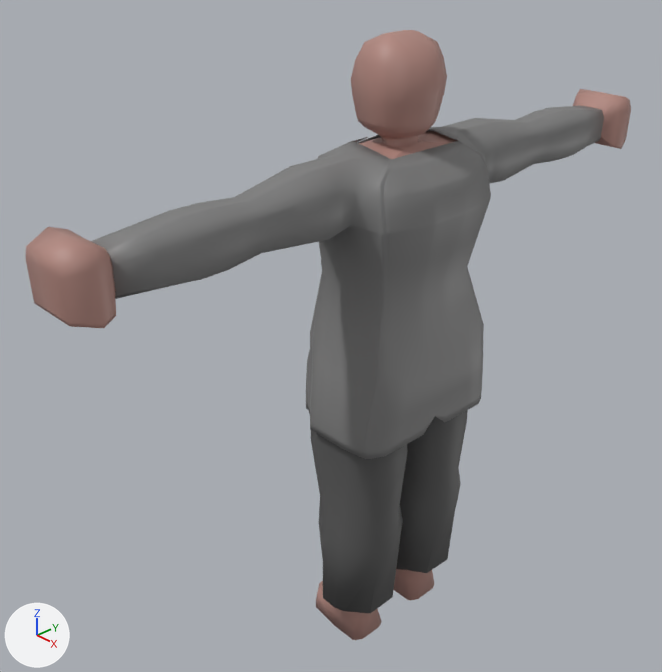
Before and after pictures for a commit that changed the Blender file CST 323 Character Design/Cutting Up Chaos/player characters/Nai/v2/Nai.blend.
Camera for both pictures: a camera (50 mm lens) standing at (4.66, -5.1, 3.56) and looking at (-0.4, -0.36, 0.03). The lights are fixed; the arrows at lower left show +X, +Y and +Z.

Objects in the first picture: 'Nai', 'Pants', 'Shirt_1'.
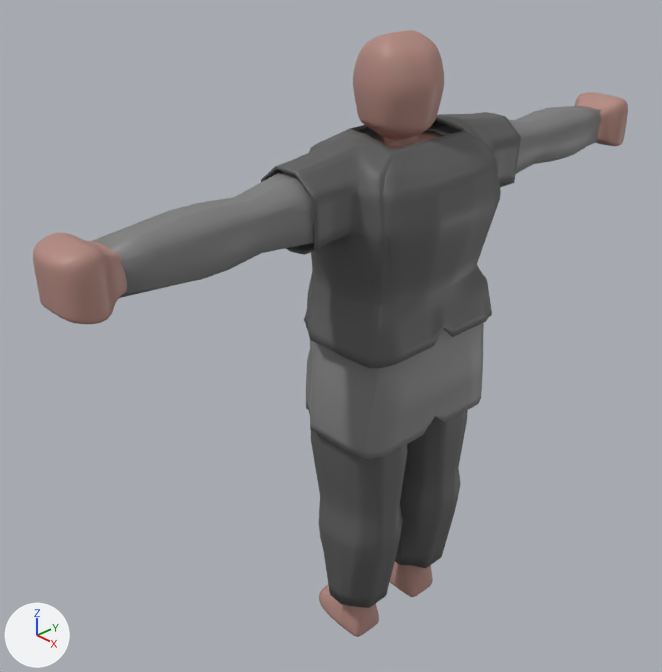
The change, as a list of edits to the scene's bpy script:
```text
Add mat_shirt2:
    mat_shirt2 = principled_material('Shirt2')
    mat_shirt2.base_color = (0.106, 0.106, 0.106)  # dark grey #5c5c5c
Change me_cube_011:
    used by ob_pants; location = (0.04, -0.05, 0.4); scale = (0.368, 0.514, 0.514)
    remove me_cube_011.from_pydata(...)  # 237 vertices, 208 faces; spans x -1.33..1.33, y -1.44..1.44, z -5.46..-0.46
    add me_cube_011.from_pydata(...)  # 237 vertices, 208 faces; spans x -1.33..1.33, y -1.39..1.39, z -5.44..-0.46
    me_cube_011 part 1: 28 of 237 vertices moved; they spanned x -0.68..0.87, y -1.44..1.44, z -5.46..-5.39 and now span x -0.53..0.74, y -1.29..1.29, z -5.44..-5.4; mean shift (0.01, 0.0, 0.01); largest move (0.21, 1.43, -5.4) -> (0.19, 1.29, -5.4)
Add me_cube_012:
    me_cube_012.from_pydata(...)  # 292 vertices, 252 faces; spans x -1.7..1.62, y -2.23..2.23, z -0.39..2.82
    me_cube_012.polygons.foreach_set('use_smooth', [True] * 252)
    me_cube_012.materials.append(mat_shirt2)  # dark grey #5c5c5c
Change ob_nai:
    add _m = ob_nai.modifiers.new('Subdivision', 'SUBSURF')
Add ob_shirt_2:
    ob_shirt_2 = bpy.data.objects.new('Shirt_2', me_cube_012)
    ob_shirt_2.location = (0.04, -0.05, 0.4)
    ob_shirt_2.scale = (0.368, 0.514, 0.514)
    _m = ob_shirt_2.modifiers.new('Solidify', 'SOLIDIFY')
    _m.thickness = 0.04
    _m = ob_shirt_2.modifiers.new('Subdivision', 'SUBSURF')
    _m.subdivision_type = 'SIMPLE'
```

Pixel boxes (x1, y1, x2, y2) of what changed, in the pictures (662 x 672 px; the box of a moved part takes in the faces that stretch with it):
'Shirt_2', added: after (261, 112, 521, 368)
'Nai', modifiers changed: before (26, 30, 631, 640); after (33, 30, 628, 637)
'Pants', reshaped: before (311, 410, 468, 613); after (311, 410, 468, 608)
part 1 of me_cube_011, moved or reshaped: before (320, 511, 455, 613); after (320, 511, 455, 608)
